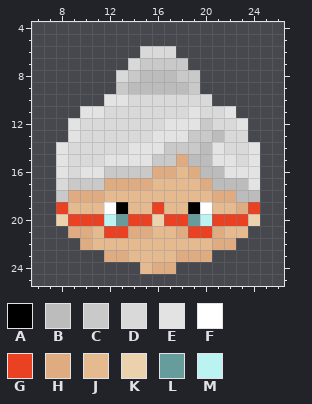
Pixel-art sprite: Assets/Resources/Shop/Customer photos/Ann.png. This is how it looked before the edit.
The file is 32x32 pixels. Colours within 5 levels of each other are drawn and written as one. Shown: x 6..26, y 4..25.
Palette (. is transparent): A #000000  B #bcbcbc  C #c9c9c9  D #d9d9d9  E #e3e3e3  F #ffffff  G #eb4123  H #dfab81  J #e6ba8f  K #ebd2ad  L #669c9c  M #bbf2f2
Pixels before, first column x 8:
 6 .......DDD.......
 7 ......DCCCC......
 8 .....DCBBBCC.....
 9 .....CBBBBBC.....
10 ....EEDDDDDDD....
11 ..EEDDDDDDDEDDE..
12 .EDDDDDDDEEECDDE.
13 .EDDDDDDEEECCBDD.
14 EDDDDDEEECCCBEDDE
15 EDDDEEEECCHBBEEDE
16 EDEECCCCHHJHBBEEE
17 DCCCHHHHJJJJHBBBE
18 CHHHJJJJJJJJJHHBB
19 GJJJFAJJGJJAFJJHG
20 KGGGMLGGKGGLMGGGK
21 .HHJGGHHJJHGGHJJ.
22 ..HJJJJJJJJJJHH..
23 ....HHJJJJHHH....
24 .......JHH.......
And afterwards:
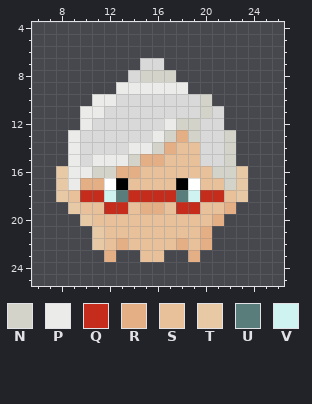
Colours new in this view: N #d3d3ca  P #ebebea  Q #c52c1b  R #e5af85  S #e8c19b  T #e8c9a6  U #597d7a  V #cff3f0
Changes in this commit:
Changed rows in their new state; - is an unchanged pixel.
first column x 8:
 6 -------...-------
 7 ------.DD..------
 8 -----.DNNN..-----
 9 -----PPPPPP.-----
10 ---PPD------N----
11 --PP-------DN-.--
12 -.P------PNND-..-
13 -P------PNRNDDN.-
14 .P----PPNRSSDDN..
15 .P-PPPNRRSSSDDN..
16 TPPNNRRSSSSSSNNT.
17 TPRRFASSSSAFSSNT.
18 TSQQVUQQQQUVQQST.
19 .TSSQQSRRSQQSSR..
20 ..TSSSSSSSSSSR...
21 -..TSSSSSSSSR...-
22 --.TSRSSSSRSR..--
23 ----R..SS..R.----
24 -------...-------
Boxes around the changes in both pictures, in picture pixels (x1, y1, x2, y2):
changed: (56, 46, 260, 274)
